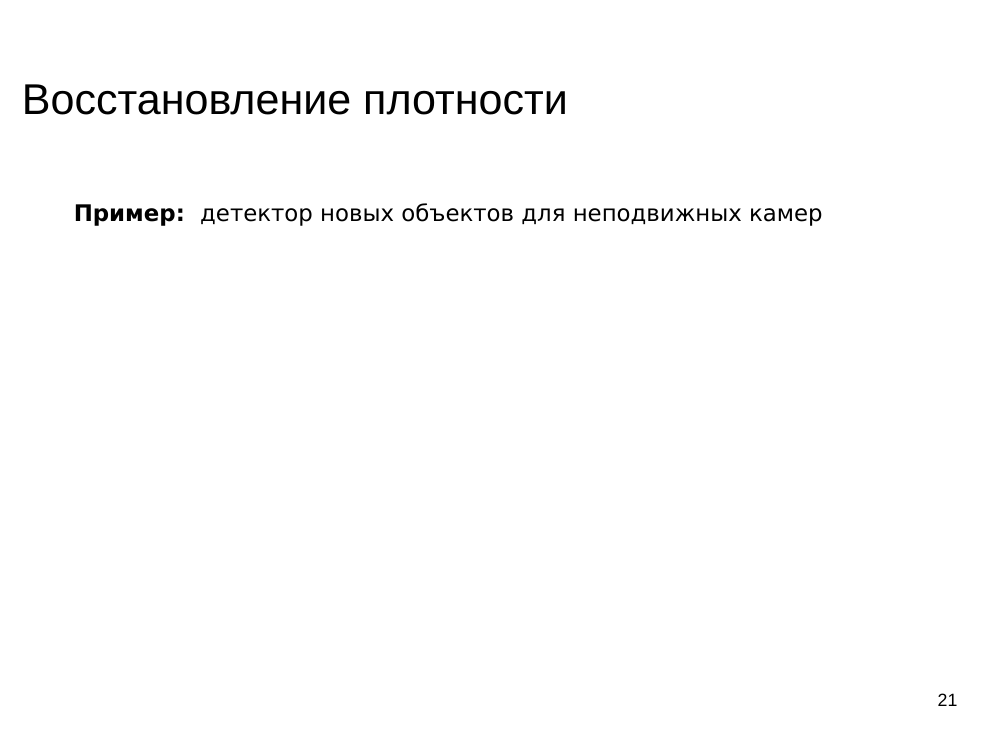
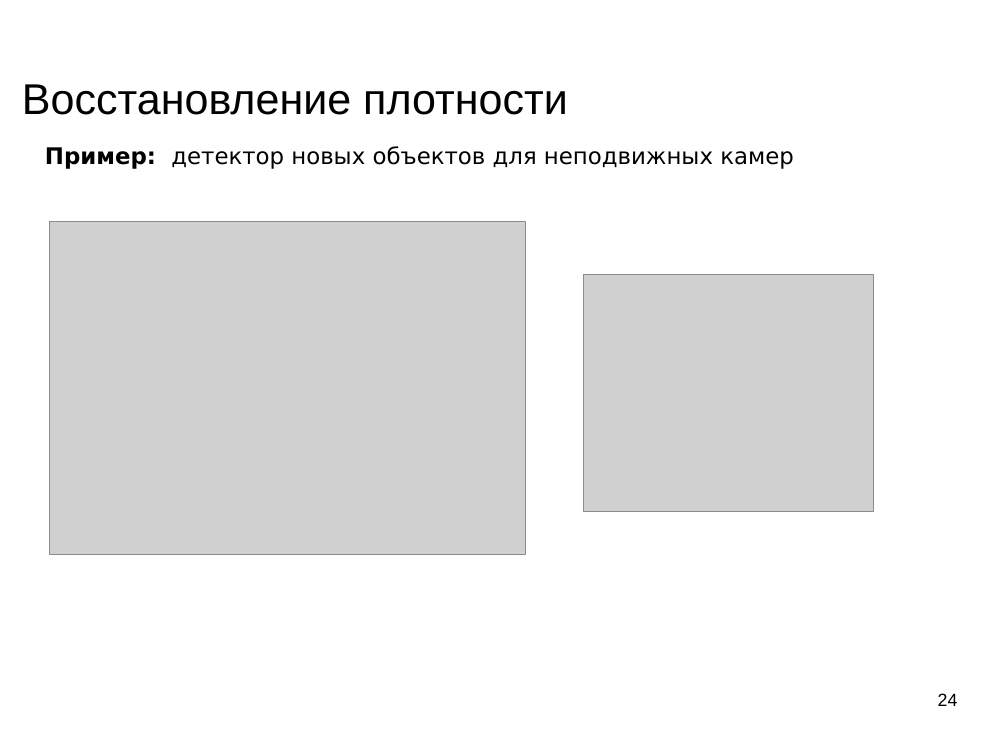
Before and after one commit to mechanoid5/ml_lectorium_legacy, a slide deck: slide 24 of 05-em.odp (slide 21 before the commit). Drawn at 1008x756 pixels with LibreOffice and Linux fonts; fonts in the diff are those of the drawing; grey boxes stand for pictures; background and template pictures are left out. Boxes give left, top, right and bottom in pixels: in the first picture for what was removed or moved away, otherwise in the second. Text is boxed around its words. In the diff, an @@ line names an element or a change of style, - is before the commit and + after.

```diff
--- a/05-em.odp
+++ b/05-em.odp
@@ text "Пример: детектор новых объектов для ...": place and size @@
-text "Пример: детектор новых объектов для ..." at bbox=[74, 203, 823, 226]
+text "Пример: детектор новых объектов для ..." at bbox=[45, 146, 794, 169]
@@ picture added at bbox=[49, 221, 526, 554] @@
@@ picture added at bbox=[584, 274, 874, 511] @@
@@ page number at bbox=[938, 693, 958, 706]: text changed @@
-21
+24
```
Also in this commit, not shown: 5 other slides changed, 5 slides added, 2 slides removed, 3 other files.
